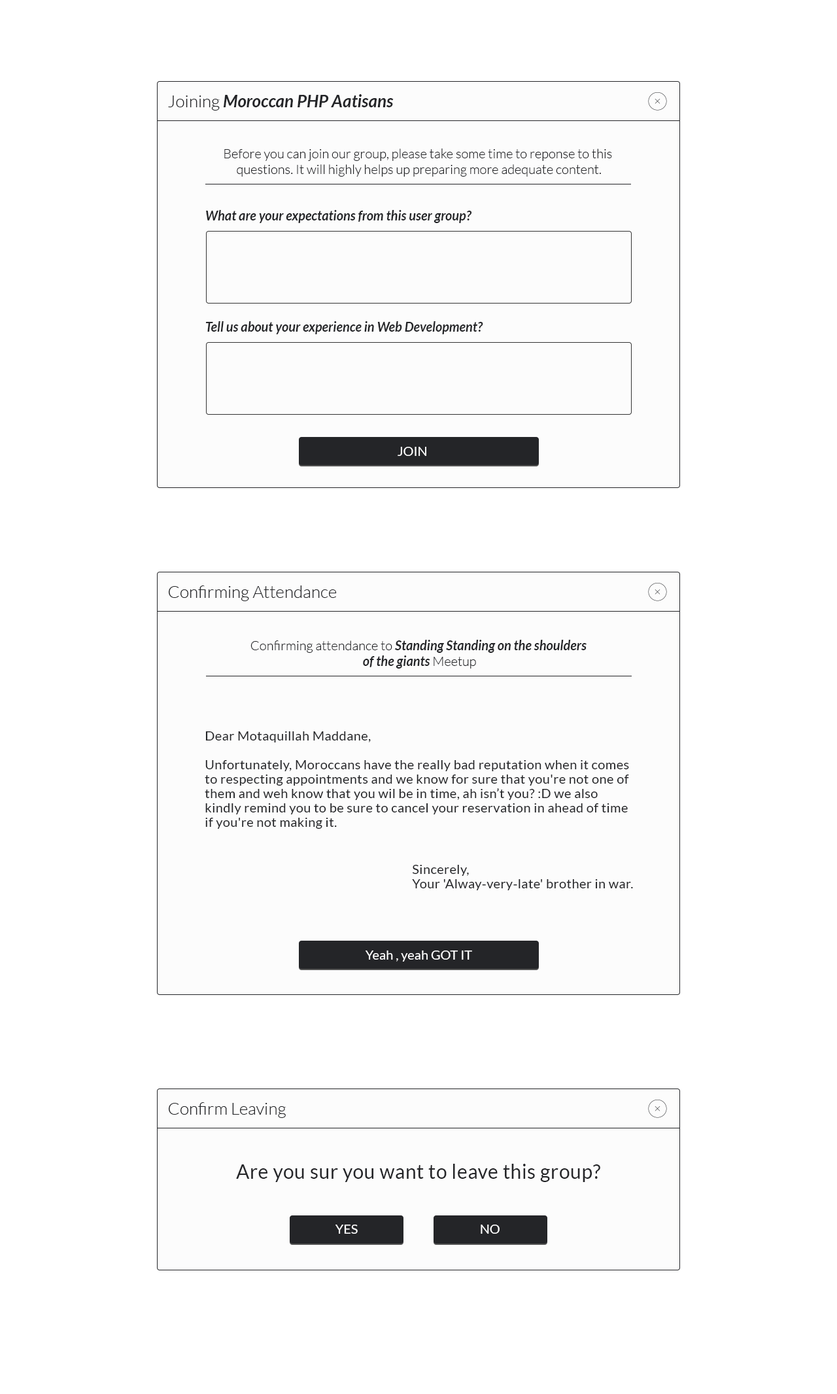
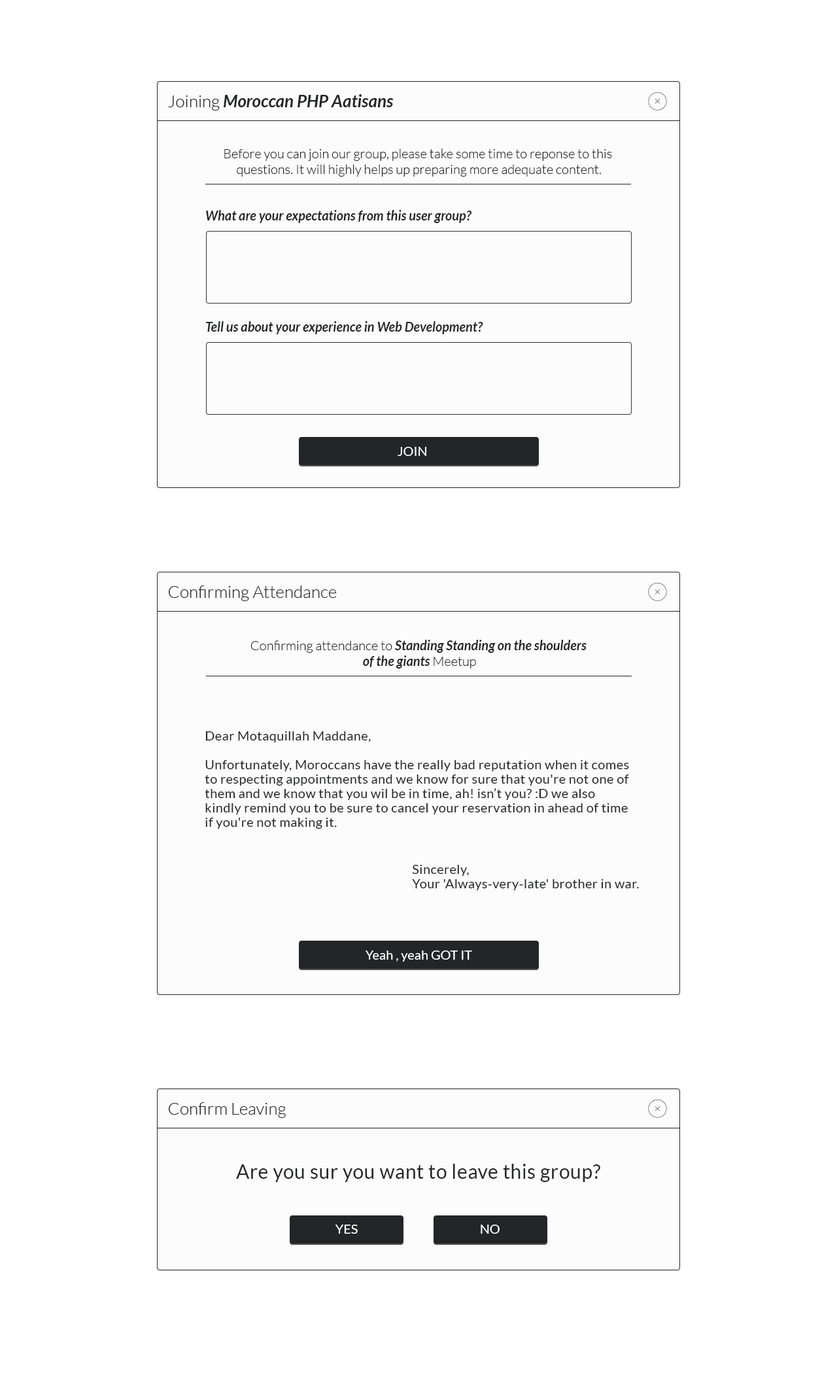
Layers edited between the first and the second 837×1394 image:
renamed "Sincerely, Your 'Alway-very-late' brother in war." to "Sincerely, Your 'Always-very-late' brother in war.", painted on it over [482, 879, 640, 891]
painted on "Dear Motaquillah Maddane, Unfortunately, Moroccans have the re" over [281, 788, 599, 801]
